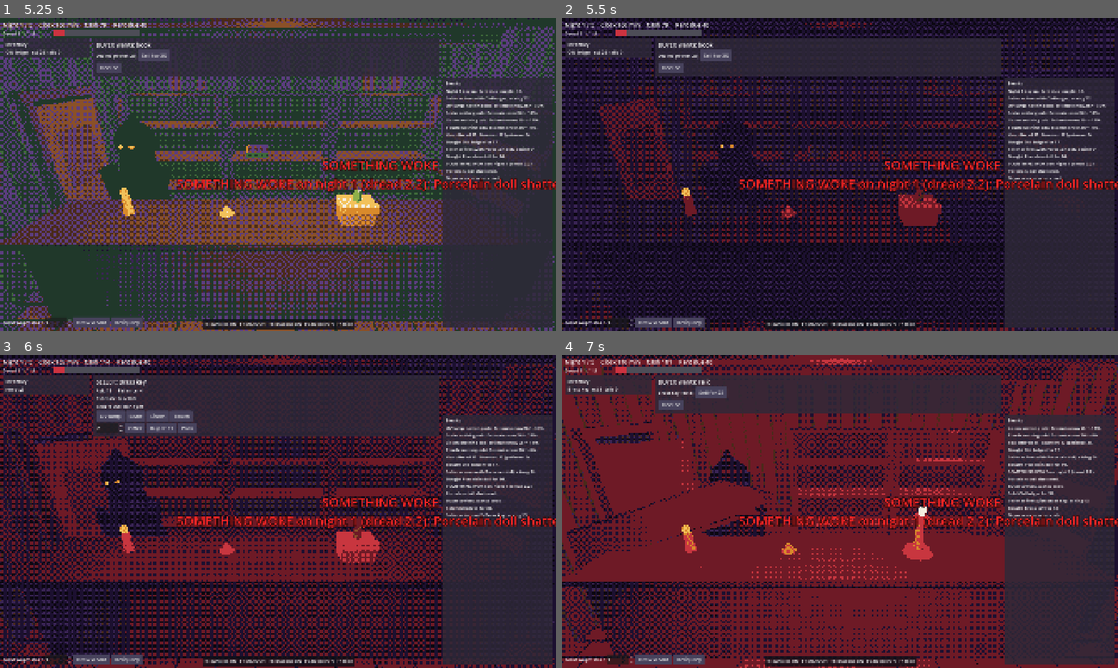
Above: before the commit, frames 1-4 (two rows, left to right).
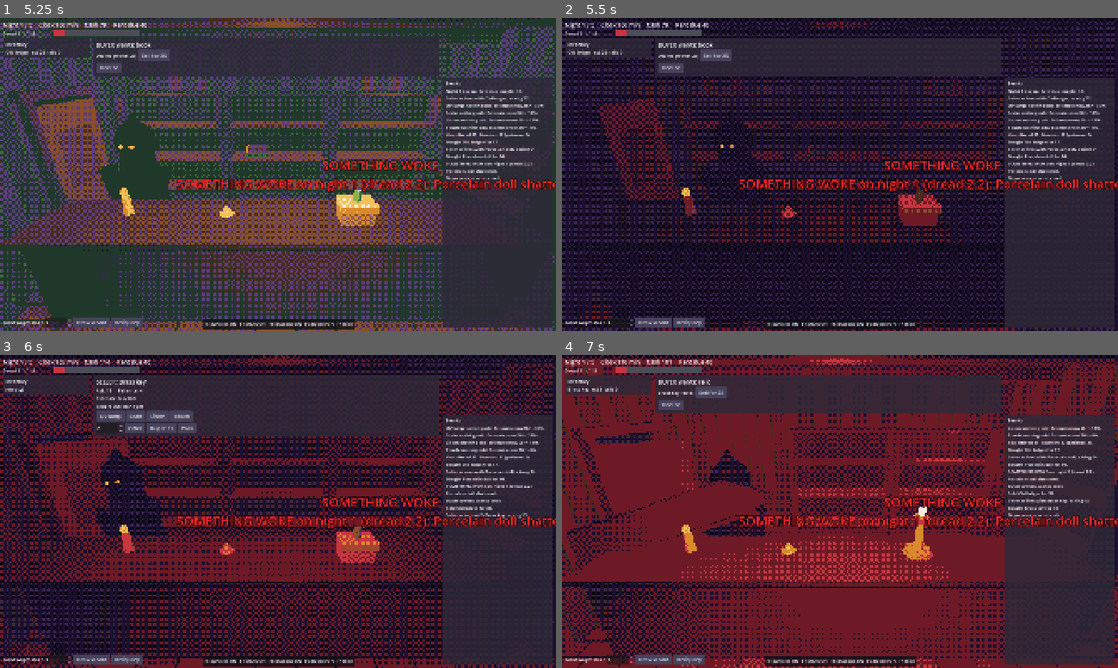
Above: after the commit, the same moments.

Repository: Proximo0/CursedPawn
Game: Godot game, scene res://game/shop/shop_debug.tscn
Two runs of this game, one before a commit and one after it. Both use one fixed random seed, a clock stepped at 60 frames per second and the inputs below.
Inputs:
- Up to frame 1 (5.25 s): click "UV lamp" at 0.5 s; click "Scale" at 1.25 s; click "Listen" at 2 s; click "Touch" at 2.75 s; click "Offer" at 3.5 s; click "Buy at 17" at 4.25 s; click "Buy at 94" at 5 s
- Up to frame 2 (5.5 s): no input
- Up to frame 3 (6 s): click "Sell for 35" at 5.75 s
- Up to frame 4 (7 s): click "Buy at 13" at 6.5 s

Frame 1 is identical in both runs. In frame 2, 0.2% of the frame differs, in the area x 22-69%, y 54-64%; in frame 3, 0.6%; in frame 4, 2.3%, in the area x 20-100%, y 44-100%.

Commit message:
Wake reads better: counter light keeps its colour, props land in view
Co-Authored-By: Claude Opus 5.5 <noreply@anthropic.com>
Claude-Session: https://claude.ai/code/session_015fEAdbQ2FPPh8HLp7SgFtw

Diff:
--- a/game/room/shop_room.gd
+++ b/game/room/shop_room.gd
@@ -243,7 +243,7 @@
 		body.freeze = false
 		var wall: String = str(body.get_meta("wall", "back"))
 		var delay: float = _wake_rng.randf_range(0.2, 2.4)
-		var speed: float = _wake_rng.randf_range(2.2, 4.6)
+		var speed: float = _wake_rng.randf_range(1.4, 3.0)  # slow enough to land on the counter, in view
 		var lat: float = _wake_rng.randf_range(-0.5, 0.5)
 		var lift: float = _wake_rng.randf_range(0.3, 1.1)
 		var spin := Vector3(_wake_rng.randf_range(-1.0, 1.0), _wake_rng.randf_range(-1.0, 1.0), _wake_rng.randf_range(-1.0, 1.0))
@@ -1091,7 +1091,9 @@
 		var ph: float = float(l["phase"])
 		var flick: float = 1.0 - 0.06 * _noise(_t, ph)  # candles breathe
 		flick -= dn * 0.65 * pow(1.0 - _noise(_t * 1.3, ph), 2.0)
-		var col: Color = (l["color"] as Color).lerp(RED_LIGHT, _red * 0.8)
+		# The counter spot stays bone-amber through the red phase so flying props keep their shape.
+		var red_mix: float = _red * (0.25 if node is SpotLight3D else 0.8)
+		var col: Color = (l["color"] as Color).lerp(RED_LIGHT, red_mix)
 		node.light_color = col
 		node.light_energy = float(l["energy"]) * base_level * maxf(flick, 0.0)
 	var amb: Color = Color(0.55, 0.42, 0.70).lerp(Color(0.60, 0.22, 0.30), _red * 0.6)
